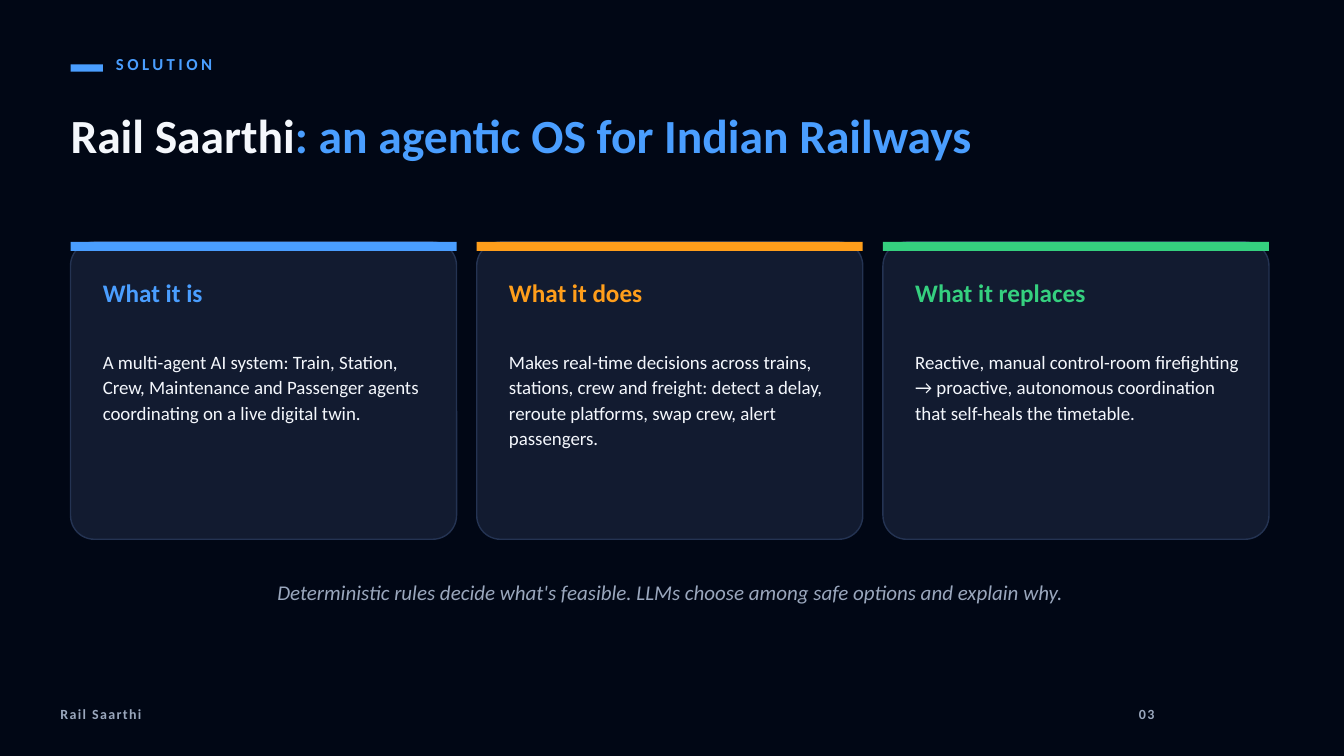
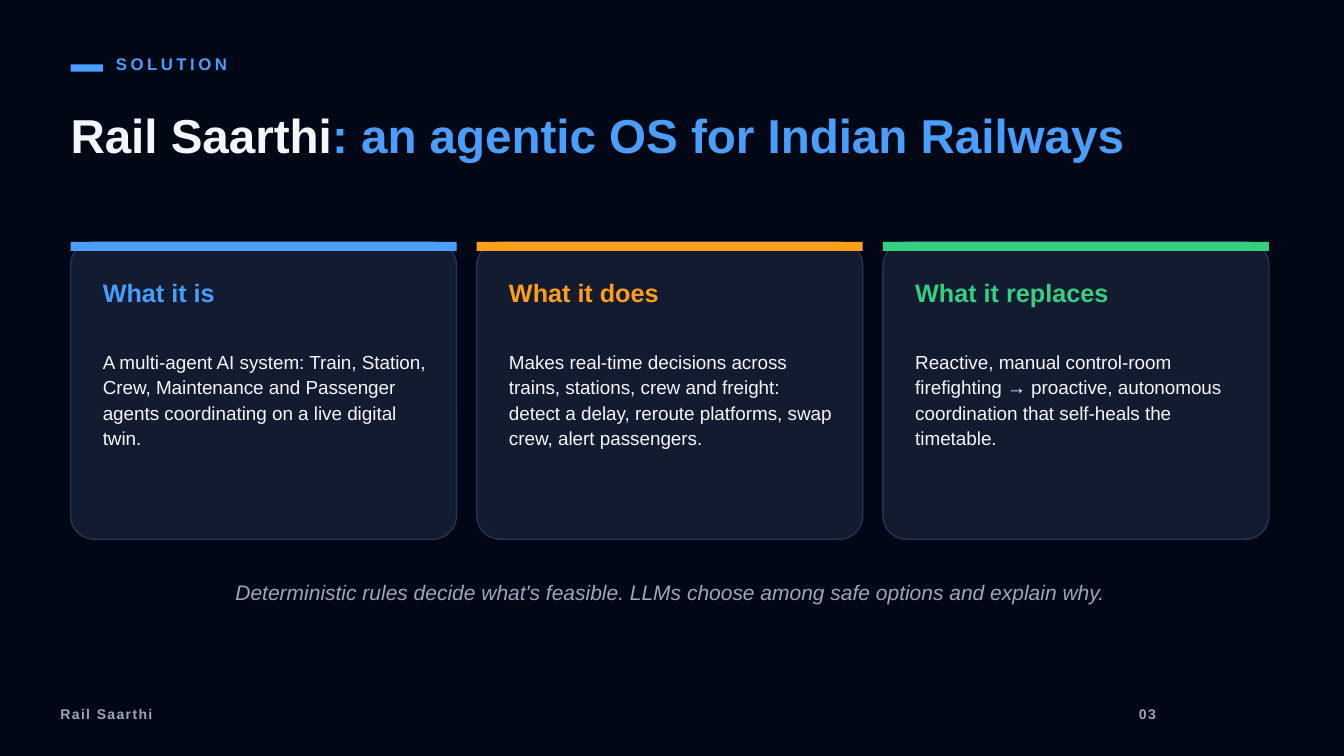
Before and after one commit to chiruu12/railmind, a slide deck: slide 4 of docs/Rail_Saarthi_Pitch.pptx. Drawn at 1344x756 pixels with LibreOffice and Linux fonts; fonts in the diff are those of the drawing. Boxes give left, top, right and bottom in pixels: in the first picture for what was removed or moved away, otherwise in the second. Text is boxed around its words. In the diff, an @@ line names an element or a change of style, - is before the commit and + after.

```diff
--- a/docs/Rail_Saarthi_Pitch.pptx
+++ b/docs/Rail_Saarthi_Pitch.pptx
@@ font Calibri to Arial in 11 elements at bbox=[116, 58, 227, 70], bbox=[71, 118, 1124, 162], bbox=[103, 283, 215, 303], bbox=[103, 355, 426, 445], bbox=[509, 283, 659, 303], bbox=[509, 355, 832, 449], bbox=[915, 283, 1108, 308], bbox=[915, 355, 1221, 445], bbox=[235, 585, 1105, 605], bbox=[1139, 709, 1156, 719], bbox=[60, 709, 153, 719] @@
```
Also in this commit, not shown: 7 other slides changed, 1 slide added, 2 other files.
